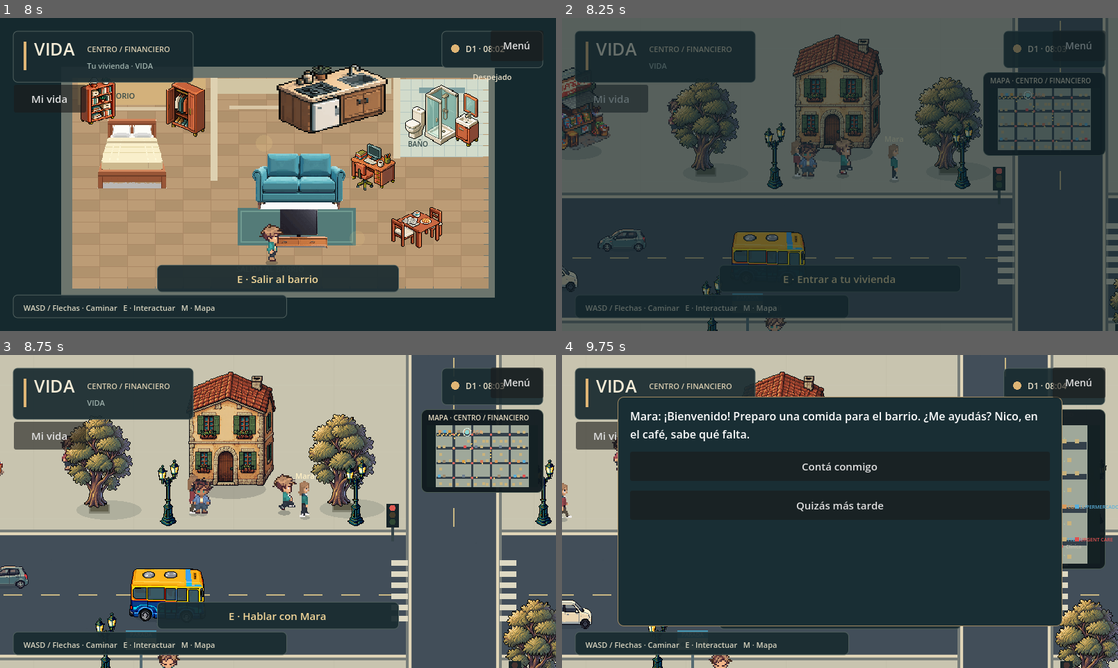
Above: before the commit, frames 1-4 (two rows, left to right).
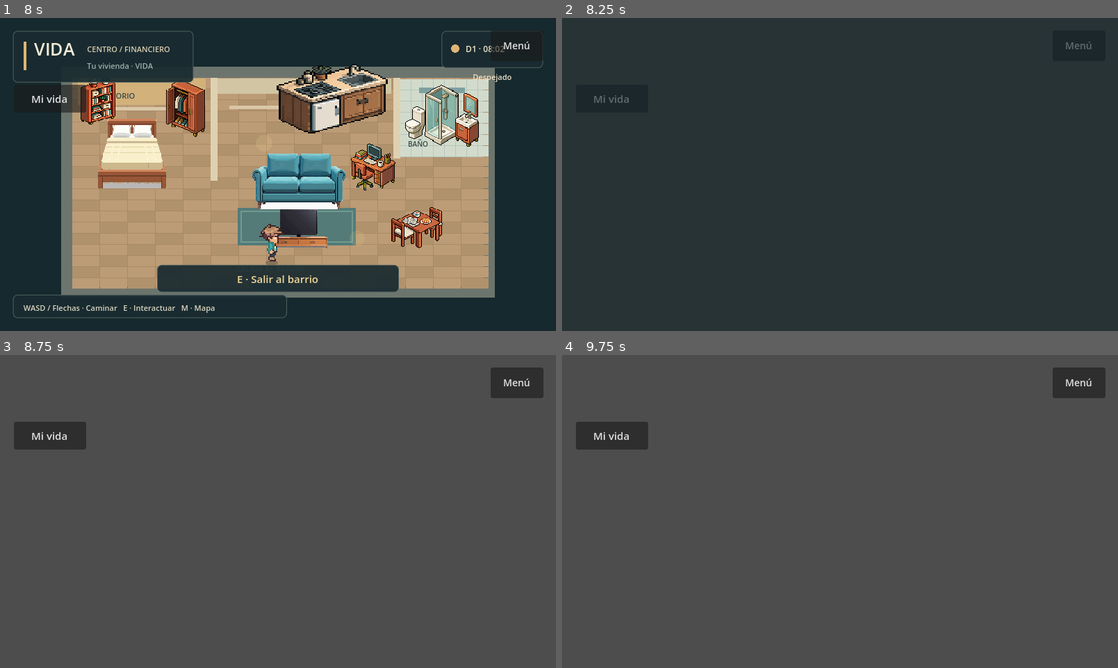
Above: after the commit, the same moments.

Repository: AgustinWojtyszyn/Life--simulador-de-vida
Game: Godot game, scene res://scenes/app.tscn
Two runs of this game, one before a commit and one after it. Both use one fixed random seed, a clock stepped at 60 frames per second and the inputs below.
Inputs (mouse positions are in pixels of both pictures, inside the frame that each line leads up to):
- Up to frame 1 (8 s): click "Nueva vida" at 0.5 s; click "Comenzar mi vida" at 1.25 s; click "Mi vida" at 2 s; click "♫ Canción anterior" at 2.75 s; click "♫ Siguiente canción" at 3.5 s; click "Volver al barrio" at 4.25 s; click "Menú" at 5 s; tap Enter at 5.75 s; move the mouse to (400, 158) at 5.77 s; hold D (move_right) 5.78-6.5 s; tap E (interact) at 5.85 s; click (400, 158) at 5.92 s; click "Seguir jugando" at 6.5 s; drag from (166, 190) to (250, 237) at 7.27 s
- Up to frame 2 (8.25 s): tap Space at 8 s; move the mouse to (895, 105) at 8.02 s; hold D (move_right) from 8.03 s (still down); tap E (interact) at 8.1 s
- Up to frame 3 (8.75 s): keep holding D (move_right)
- Up to frame 4 (9.75 s): release D (move_right) at 8.75 s; drag from (1045, 452) to (673, 464) at 8.77 s; move the mouse to (1006, 558) at 9.52 s; hold A (move_left) from 9.53 s (still down); tap E (interact) at 9.6 s

Frame 1 is identical in both runs. In frame 2, 41% of the frame differs, in the area x 0-100%, y 0-100%; in frame 3, 65%; in frame 4, 88%.
Error after the commit: Parse Error: Identifier "TrafficSignalScript" not declared in the current scope. (res://scripts/playground.gd:202)

Commit message:
refactor: retirar semaforos del mundo B2B

Diff:
--- a/scripts/playground.gd
+++ b/scripts/playground.gd
@@ -13,7 +13,6 @@
 const CityBuildingScript := preload("res://scripts/building.gd")
 const CountryCatalogScript := preload("res://scripts/data/country_catalog.gd")
 const TextureBoundsScript := preload("res://scripts/data/texture_bounds.gd")
-const TrafficSignalScript := preload("res://scripts/traffic_signal.gd")
 const InteractionTargetScript := preload("res://scripts/interaction_target.gd")
 # World-space footprints are independent of sprite height; sorting uses the feet.
 var solid_rects: Array[Rect2] = []
@@ -53,7 +52,6 @@
 		Rect2(map_size.x - 16, 0, 16, map_size.y),
 	]:
 		add_solid(rect)
-	add_traffic_signals()
 	# Northern commercial frontage, a side street, and a second block.
 	var frontages: Array = Regional.FRONTAGES[WorldManager.country.id]
 	for i in frontages.size():
